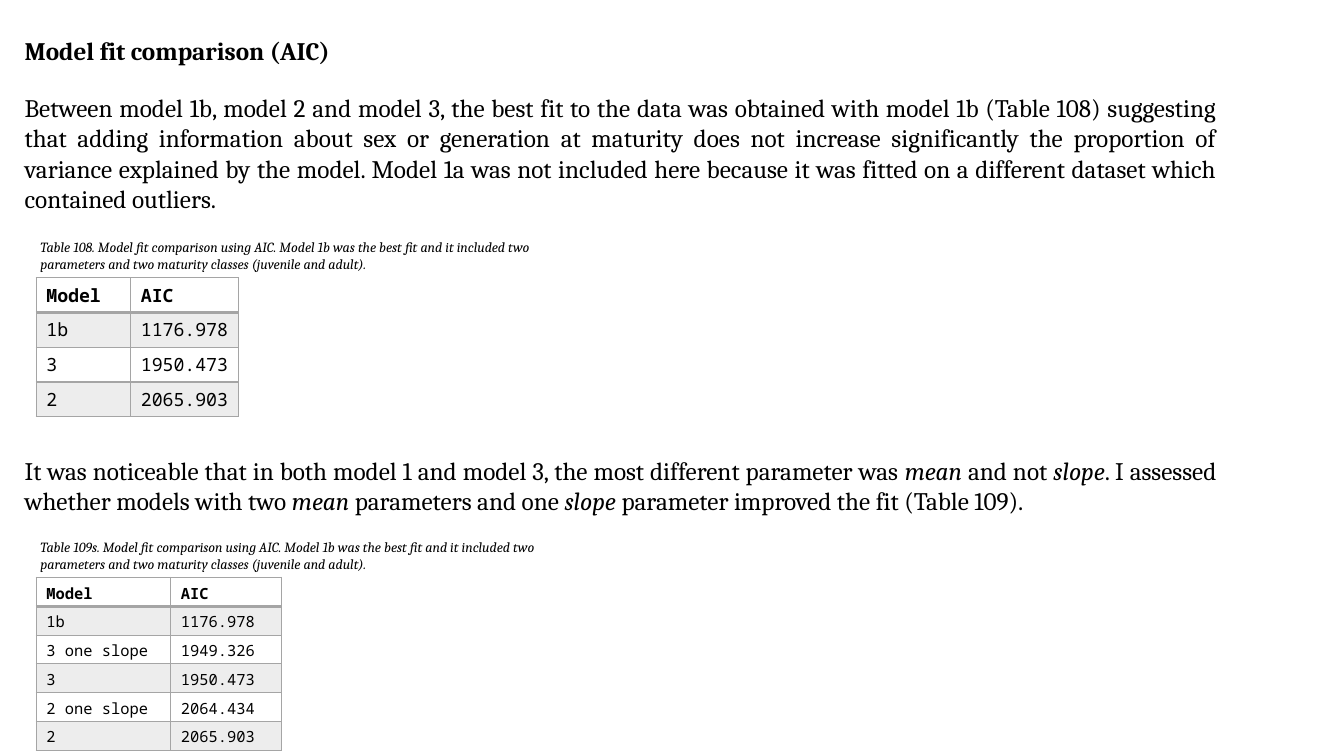
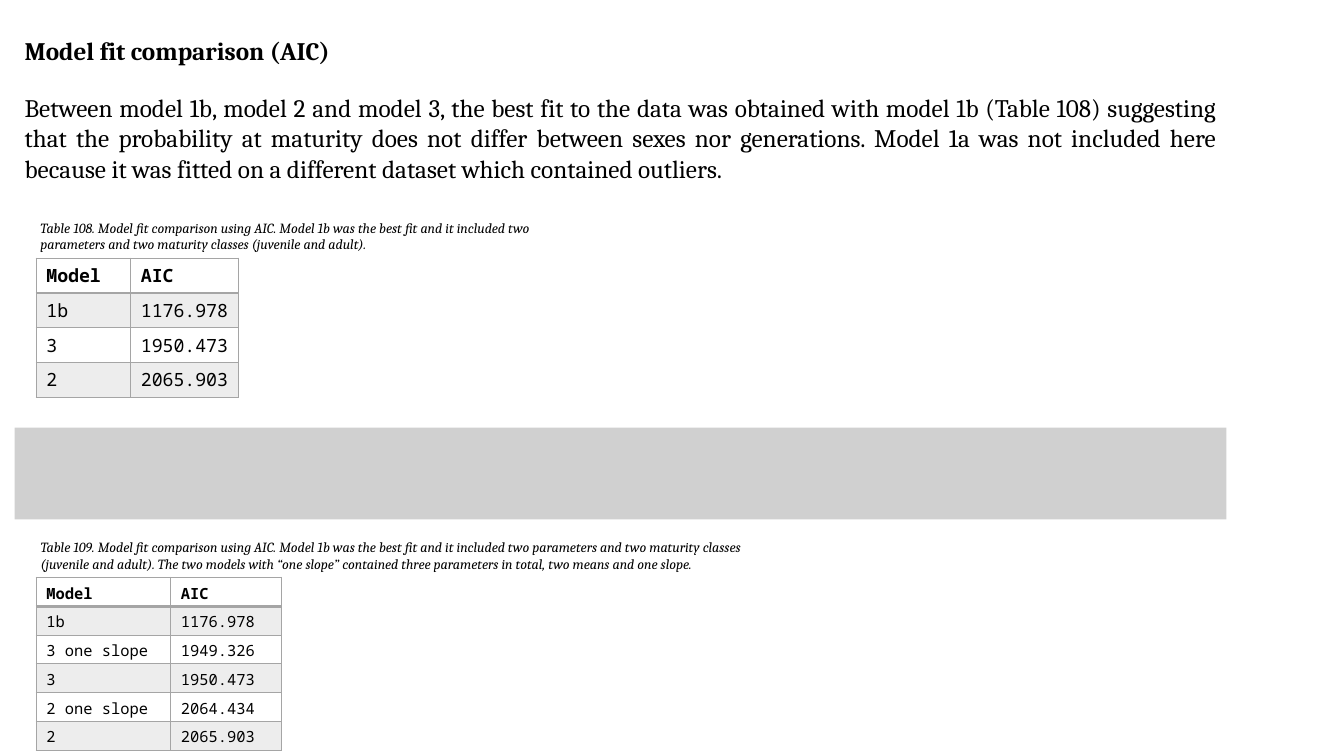
Before and after one commit to sam0per/Littorina_CZ_offspring, a slide deck: slide 9 of docs/Littorina_offspring_size_maturity.pptx. Drawn at 1344x756 pixels with LibreOffice and Linux fonts; fonts in the diff are those of the drawing; grey boxes stand for pictures. Boxes give left, top, right and bottom in pixels: in the first picture for what was removed or moved away, otherwise in the second. Text is boxed around its words. In the diff, an @@ line names an element or a change of style, - is before the commit and + after.

```diff
--- a/docs/Littorina_offspring_size_maturity.pptx
+++ b/docs/Littorina_offspring_size_maturity.pptx
@@ text at box(25, 99, 1216, 179): text changed @@
-Between model 1b, model 2 and model 3, the best fit to the data was obtained with model 1b (Table 108) suggesting that adding information about sex or generation at maturity does not increase significantly the proportion of variance explained by the model. Model 1a was not included here because it was fitted on a different dataset which contained outliers.
+Between model 1b, model 2 and model 3, the best fit to the data was obtained with model 1b (Table 108) suggesting that the probability at maturity does not differ between sexes nor generations. Model 1a was not included here because it was fitted on a different dataset which contained outliers.
@@ text "Table 108. Model fit comparison ...": place and size @@
-text "Table 108. Model fit comparison ..." at box(40, 242, 529, 272)
+text "Table 108. Model fit comparison ..." at box(40, 223, 529, 252)
@@ table: place and size @@
-table at box(36, 278, 239, 417)
+table at box(36, 258, 239, 397)
@@ picture added at box(15, 427, 1227, 519) @@
@@ text removed at box(25, 462, 1217, 516) @@
-It was noticeable that in both model 1 and model 3, the most different parameter was mean and not slope. I assessed whether models with two mean parameters and one slope parameter improved the fit (Table 109).
@@ text at box(41, 542, 741, 572): text changed @@
-Table 109s. Model fit comparison using AIC. Model 1b was the best fit and it included two parameters and two maturity classes (juvenile and adult).
+Table 109. Model fit comparison using AIC. Model 1b was the best fit and it included two parameters and two maturity classes (juvenile and adult). The two models with “one slope” contained three parameters in total, two means and one slope.
```
Also in this commit, not shown: 2 other slides changed, 2 slides added, 1 slide removed, 2 other files.
